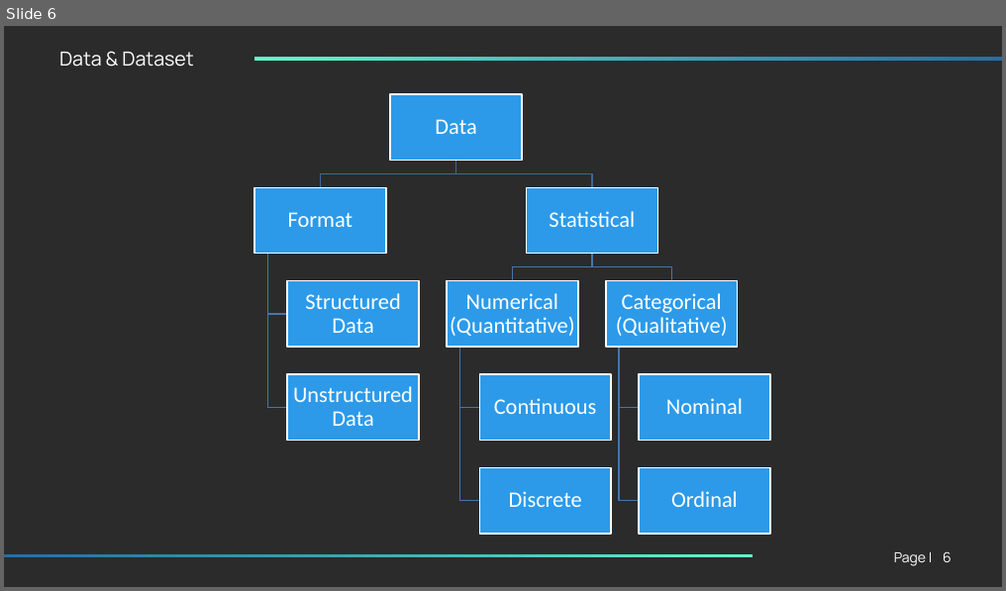
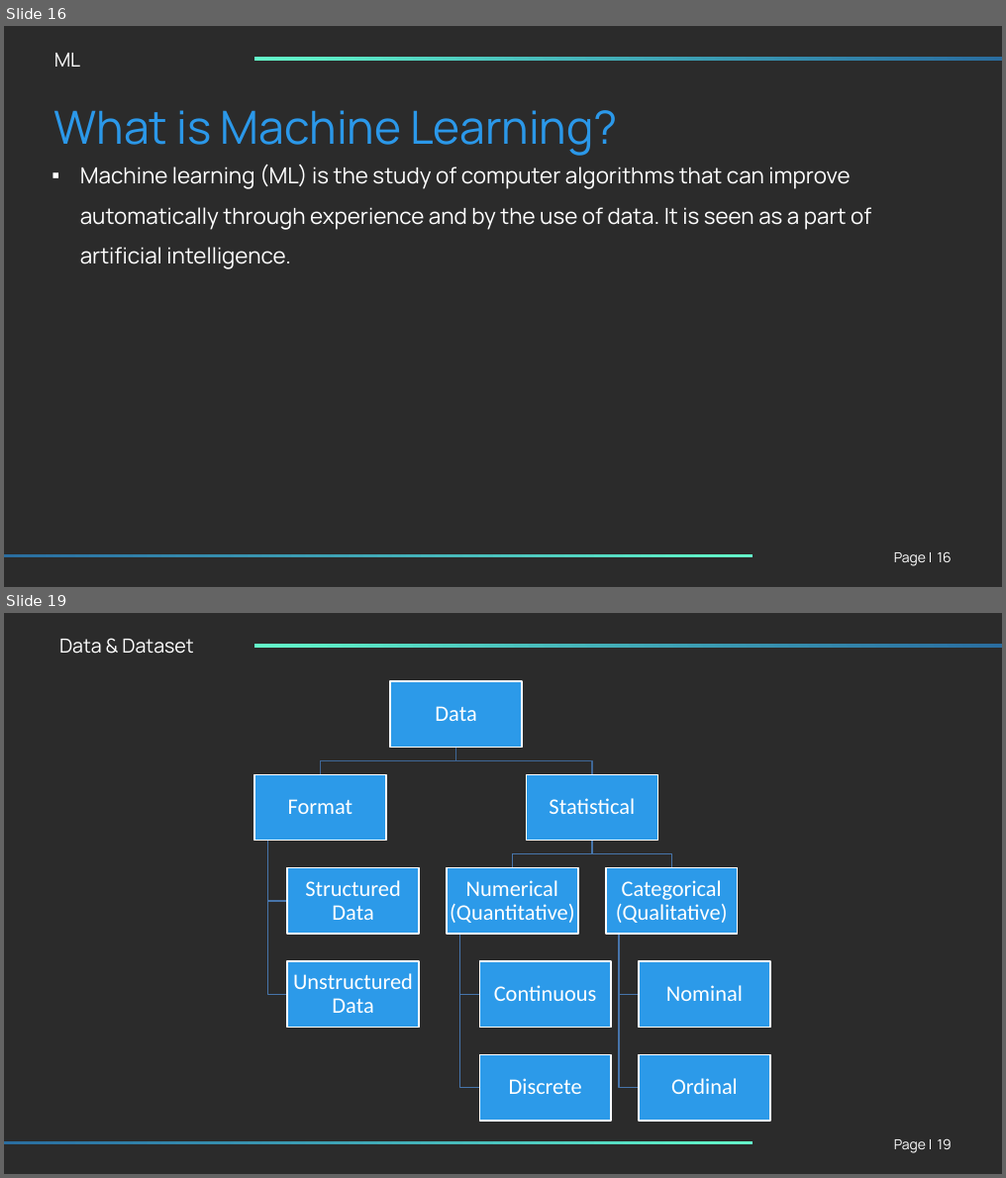
Before and after one commit to KMINDS-Org/INFERENCE-ITERATION-1-, a slide deck: Lvl1_1_ML_Starter_Pack/Class_1/Lvl_1_ML_Starter_Pack_Class_1.pptx. Shown one above the other, each under a label of ours: slide 6 before the commit, slides 16 and 19 after it; the slides between them are not shown. The pictures are 1006x591 and 1006x1178 pixels, drawn with LibreOffice and Linux fonts; fonts in the diff are those of the drawing; background and template pictures are left out; a plain dark background stands for a picture behind light text. Boxes give left, top, right and bottom in pixels: in the first picture for what was removed or moved away, otherwise in the second. Text is boxed around its words. In the diff, an @@ line names an element or a change of style, - is before the commit and + after.

```diff
--- a/Lvl1_1_ML_Starter_Pack/Class_1/Lvl_1_ML_Starter_Pack_Class_1.pptx
+++ b/Lvl1_1_ML_Starter_Pack/Class_1/Lvl_1_ML_Starter_Pack_Class_1.pptx
@@ slide 16 added at (x1=4, y1=26, x2=1002, y2=587), background picture (left out) @@
@@ text added at (x1=54, y1=53, x2=80, y2=67), 28 pt, text #FFFFFF @@
+ML
@@ rectangle added at (x1=255, y1=57, x2=1002, y2=60), fill gradient #2B98E9 to #66FFCC @@
@@ text added at (x1=54, y1=110, x2=617, y2=156), 66 pt, text gradient #2B98E9 to #66FFCC @@
+What is Machine Learning?
@@ text added at (x1=80, y1=164, x2=871, y2=270), 32 pt, text #FFFFFF @@
+▪ Machine learning (ML) is the study of computer algorithms that can improve automatically through experience and by the use of data. It is seen as a part of artificial intelligence.
@@ rectangle added at (x1=4, y1=555, x2=752, y2=558), fill gradient #2B98E9 to #66FFCC @@
@@ text added at (x1=894, y1=553, x2=926, y2=567), 20 pt, text #FFFFFF @@
+Page |
@@ page number added at (x1=938, y1=552, x2=951, y2=563), 20 pt, text #FFFFFF @@
+16
@@ what was slide 6 is now slide 19 @@
@@ page number at (x1=938, y1=1139, x2=951, y2=1150): text changed @@
-6
+19
```
Also in this commit, not shown: 15 slides changed, 30 other slides added, 1 other file.
